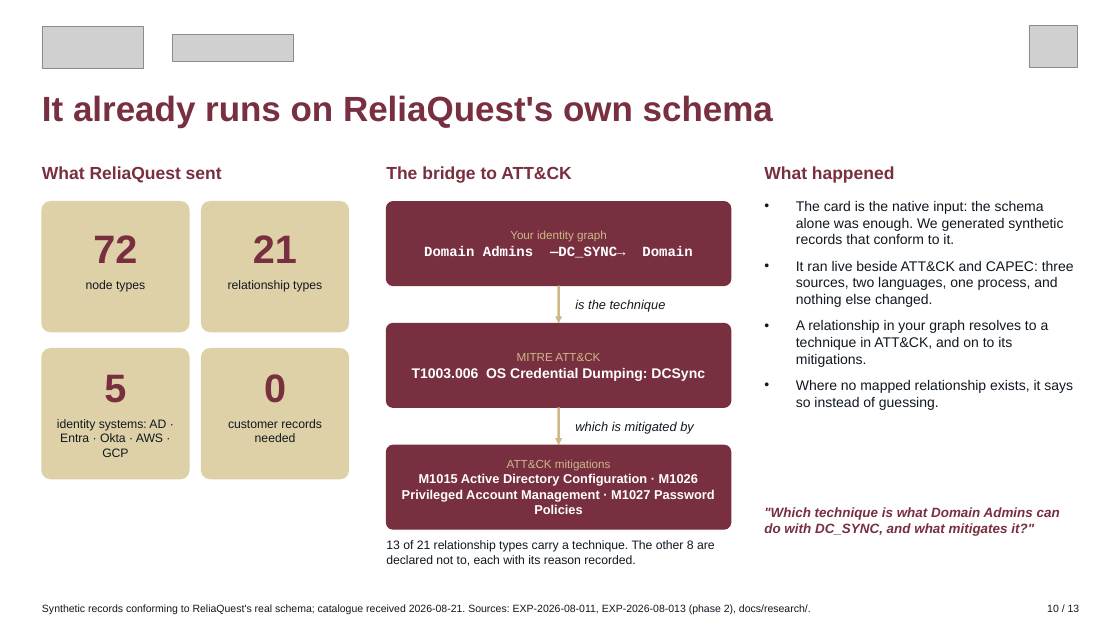
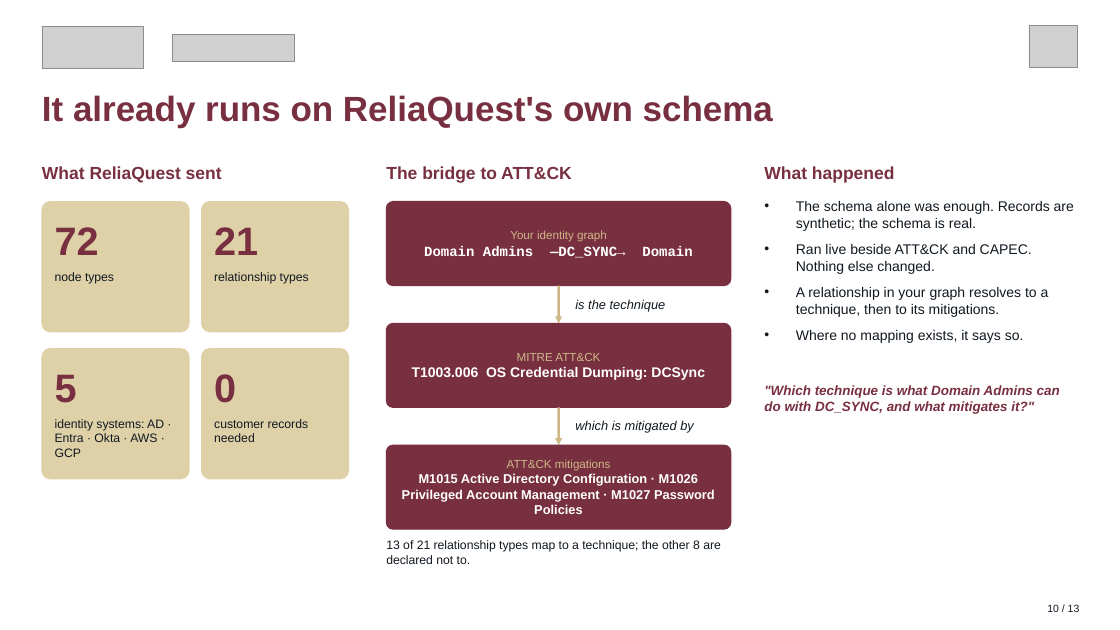
Before and after one commit to brendondgr/Ariadne, a slide deck: slide 10 of docs/showcase/Ariadne_Showcase.pptx. Drawn at 1120x630 pixels with LibreOffice and Linux fonts; fonts in the diff are those of the drawing; grey boxes stand for pictures. Boxes give left, top, right and bottom in pixels: in the first picture for what was removed or moved away, otherwise in the second. Text is boxed around its words. In the diff, an @@ line names an element or a change of style, - is before the commit and + after.

```diff
--- a/docs/showcase/Ariadne_Showcase.pptx
+++ b/docs/showcase/Ariadne_Showcase.pptx
@@ text at (x1=796, y1=201, x2=1074, y2=343): text changed @@
-• The card is the native input: the schema alone was enough. We generated synthetic records that conform to it.
-• It ran live beside ATT&CK and CAPEC: three sources, two languages, one process, and nothing else changed.
-• A relationship in your graph resolves to a technique in ATT&CK, and on to its mitigations.
-• Where no mapped relationship exists, it says so instead of guessing.
+• The schema alone was enough. Records are synthetic; the schema is real.
+• Ran live beside ATT&CK and CAPEC. Nothing else changed.
+• A relationship in your graph resolves to a technique, then to its mitigations.
+• Where no mapping exists, it says so.
@@ alignment centre to left in 8 elements at (x1=55, y1=374, x2=77, y2=403), (x1=55, y1=419, x2=164, y2=457), (x1=214, y1=374, x2=236, y2=403), (x1=214, y1=419, x2=309, y2=442), (x1=55, y1=272, x2=114, y2=284), (x1=214, y1=272, x2=309, y2=284), (x1=55, y1=227, x2=99, y2=255), (x1=214, y1=227, x2=258, y2=255) @@
@@ 4 texts moved together from (x1=86, y1=235, x2=322, y2=292) to (x1=55, y1=227, x2=309, y2=284) @@
@@ text ""Which technique is what Domain ..." moved from (x1=764, y1=507, x2=1060, y2=536) to (x1=764, y1=385, x2=1060, y2=414) @@
@@ text at (x1=386, y1=540, x2=721, y2=564): text changed @@
-13 of 21 relationship types carry a technique. The other 8 are declared not to, each with its reason recorded.
+13 of 21 relationship types map to a technique; the other 8 are declared not to.
@@ text removed at (x1=42, y1=604, x2=811, y2=614) @@
-Synthetic records conforming to ReliaQuest's real schema; catalogue received 2026-08-21. Sources: EXP-2026-08-011, EXP-2026-08-013 (phase 2), docs/research/.
```
Also in this commit, not shown: 10 other slides changed, 7 other files.
